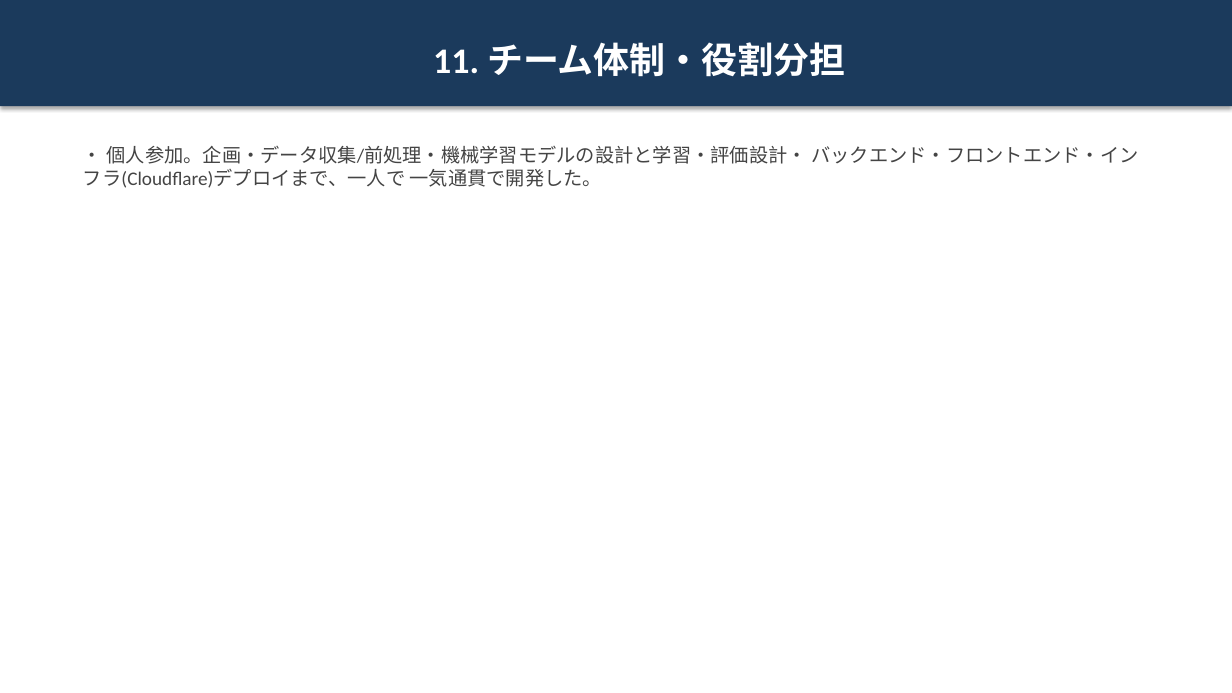
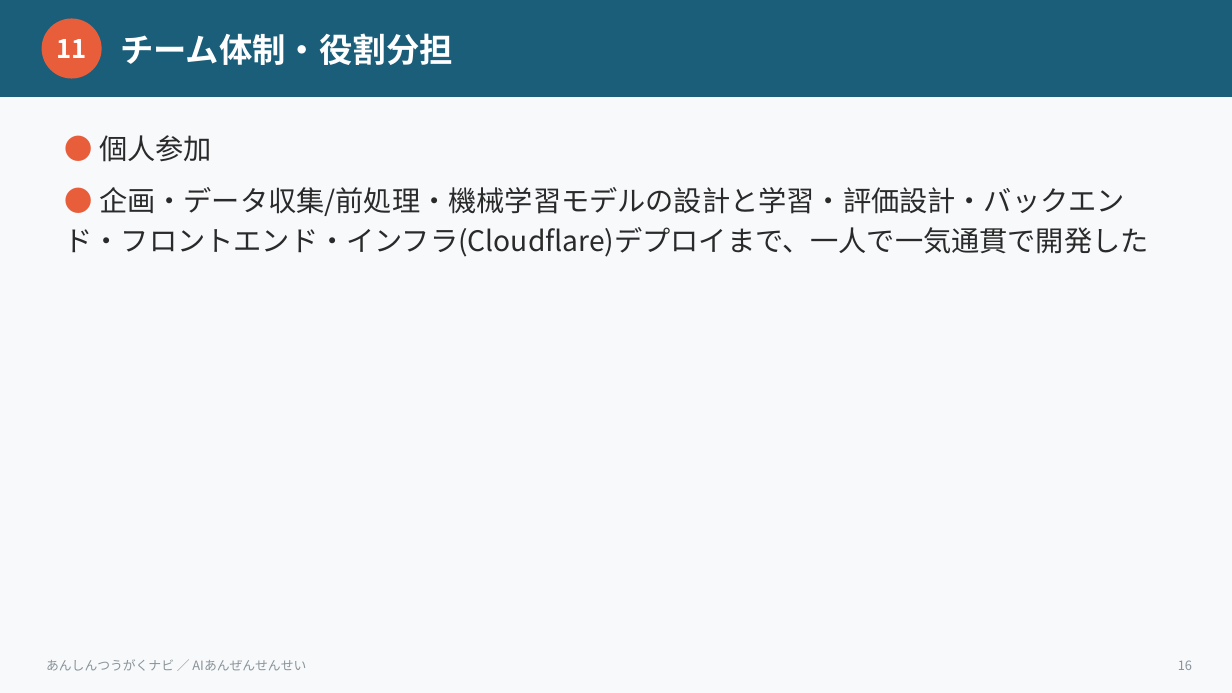
Before and after one commit to niikun/tsugaku-navi, a slide deck: slide 16 of HACKATHON_SLIDES.pptx (slide 12 before the commit). Drawn at 1232x693 pixels with LibreOffice and Linux fonts; fonts in the diff are those of the drawing. Boxes give left, top, right and bottom in pixels: in the first picture for what was removed or moved away, otherwise in the second. Text is boxed around its words. In the diff, an @@ line names an element or a change of style, - is before the commit and + after.

```diff
--- a/HACKATHON_SLIDES.pptx
+++ b/HACKATHON_SLIDES.pptx
@@ rectangle added at (0, 0, 1232, 693), fill #F7F9FB @@
@@ rectangle added at (0, 0, 1232, 97), fill #1B5E7A @@
@@ ellipse added at (42, 18, 102, 79), fill #E85D3A, 20 pt, text #FFFFFF, bold @@
+11
@@ text "チーム体制・役割分担": place and size @@
-text "チーム体制・役割分担" at (0, 0, 1232, 106)
+text "チーム体制・役割分担" at (120, 33, 453, 65)
@@ text "チーム体制・役割分担" at (120, 33, 453, 65): fill #1B3A5C to none; shadow off @@
@@ text at (120, 33, 453, 65): text changed; size 28 to 26 pt; font Calibri to Noto Sans CJK JP @@
-11. チーム体制・役割分担
+チーム体制・役割分担
@@ text at (65, 135, 1149, 257): text changed; size 15 to 22 pt; font Calibri to Noto Sans CJK JP; text colour #444444 to #2A2A2A @@
-• 個人参加。企画・データ収集/前処理・機械学習モデルの設計と学習・評価設計・ バックエンド・フロントエンド・インフラ(Cloudflare)デプロイまで、一人で 一気通貫で開発した。
+● 個人参加
+● 企画・データ収集/前処理・機械学習モデルの設計と学習・評価設計・バックエンド・フロントエンド・インフラ(Cloudflare)デプロイまで、一人で一気通貫で開発した
@@ text added at (46, 659, 306, 671), 10 pt, text #8A9399 @@
+あんしんつうがくナビ ／ AIあんぜんせんせい
@@ text added at (1178, 660, 1192, 670), 10 pt, text #8A9399 @@
+16
```
Also in this commit, not shown: 12 other slides changed, 4 slides added, 2 other files.
